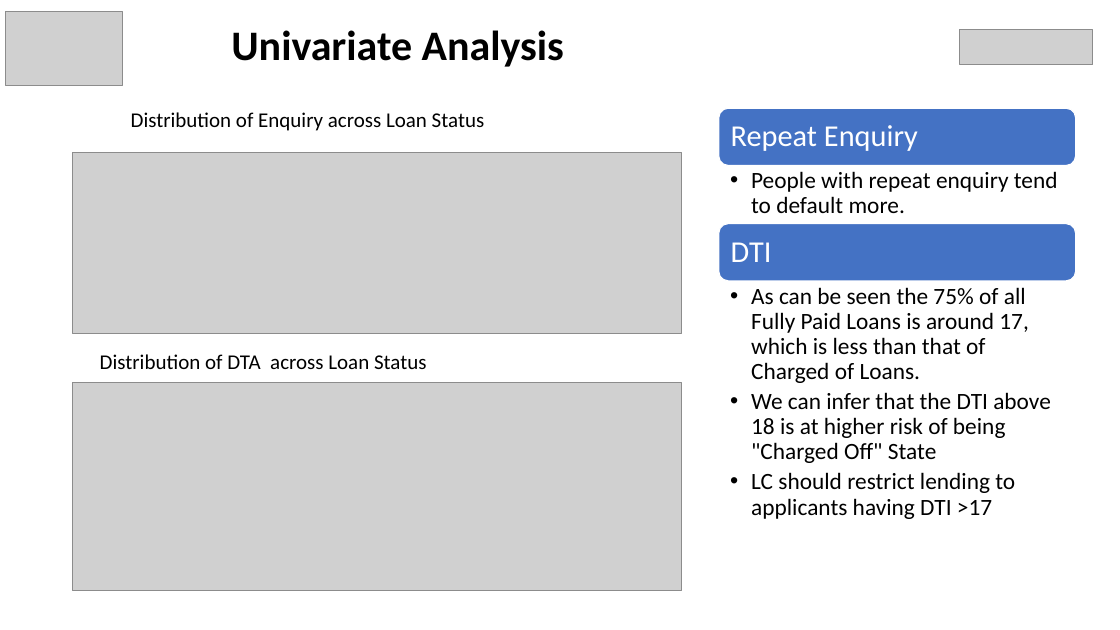
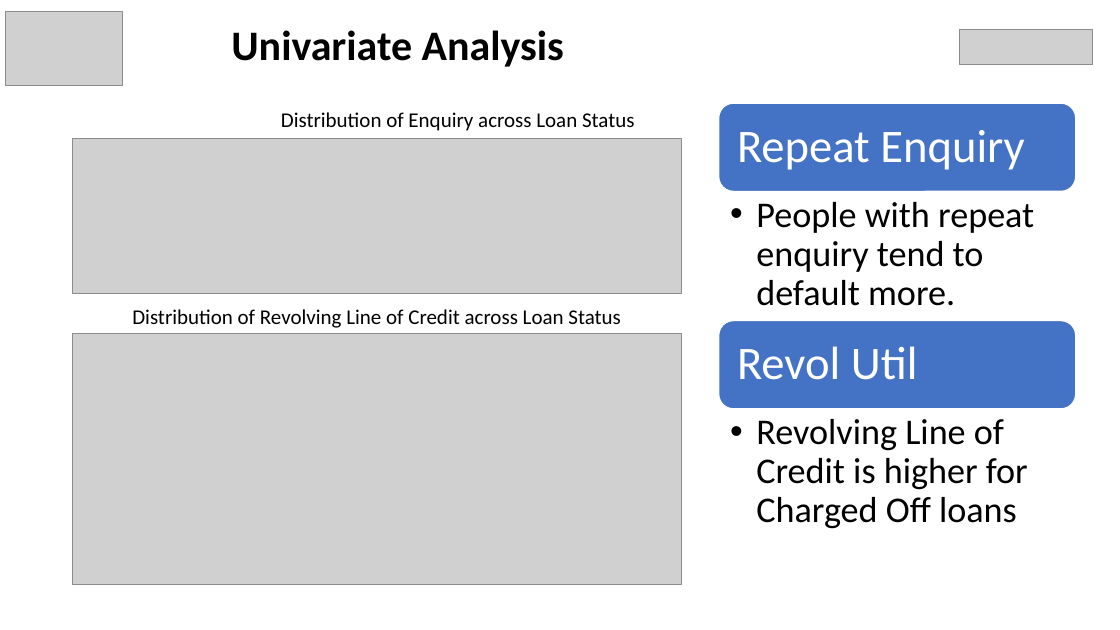
Before and after one commit to rramchan12/Lending-Club-EDA-CaseStudy, a slide deck: slide 9 of LendingClubCaseStudy.pptx (slide 19 before the commit). Drawn at 1120x630 pixels with LibreOffice and Linux fonts; fonts in the diff are those of the drawing; grey boxes stand for pictures; background and template pictures are left out. Boxes give left, top, right and bottom in pixels: in the first picture for what was removed or moved away, otherwise in the second. Text is boxed around its words. In the diff, an @@ line names an element or a change of style, - is before the commit and + after.

```diff
--- a/LendingClubCaseStudy.pptx
+++ b/LendingClubCaseStudy.pptx
@@ text "Distribution of Enquiry across Loan ...": place and size @@
-text "Distribution of Enquiry across Loan ..." at box(131, 112, 485, 131)
+text "Distribution of Enquiry across Loan ..." at box(281, 112, 635, 131)
@@ text "Distribution of Enquiry across Loan ..." at box(281, 112, 635, 131): alignment left to centre @@
@@ rounded rectangle: place and size @@
-rounded rectangle at box(719, 108, 1076, 166)
+rounded rectangle at box(719, 103, 1076, 192)
@@ text "Repeat Enquiry" at box(737, 130, 1024, 170): size 26 to 40 pt; more space between paragraphs @@
@@ picture: place and size @@
-picture at box(72, 152, 682, 334)
+picture at box(72, 139, 682, 294)
@@ text "People with repeat enquiry tend ...": place and size @@
-text "People with repeat enquiry tend ..." at box(751, 171, 1058, 213)
+text "People with repeat enquiry tend ..." at box(756, 202, 1034, 306)
@@ text "People with repeat enquiry tend ..." at box(756, 202, 1034, 306): size 20 to 31 pt; indent changed; more space between paragraphs @@
@@ text removed at box(731, 242, 772, 262) @@
-DTI
@@ text removed at box(751, 287, 1051, 519) @@
-  • As can be seen the 75% of all Fully Paid Loans is around 17, which is less than that of Charged of Loans.
-  • We can infer that the DTI above 18 is at higher risk of being "Charged Off" State
-  • LC should restrict lending to applicants having DTI >17
@@ text at box(132, 309, 620, 328): text changed @@
-Distribution of DTA across Loan Status
+Distribution of Revolving Line of Credit across Loan Status
@@ rounded rectangle: place and size @@
-rounded rectangle at box(719, 223, 1076, 281)
+rounded rectangle at box(719, 321, 1076, 409)
@@ picture: place and size @@
-picture at box(72, 383, 682, 592)
+picture at box(72, 334, 682, 584)
@@ text added at box(737, 346, 918, 380), 40 pt, text #FFFFFF @@
+Revol Util
@@ text added at box(756, 419, 1028, 529), 31 pt, text #000000 @@
+  • Revolving Line of Credit is higher for Charged Off loans
```
Also in this commit, not shown: 11 other slides changed, 1 slide added, 7 slides removed, 3 other files.
